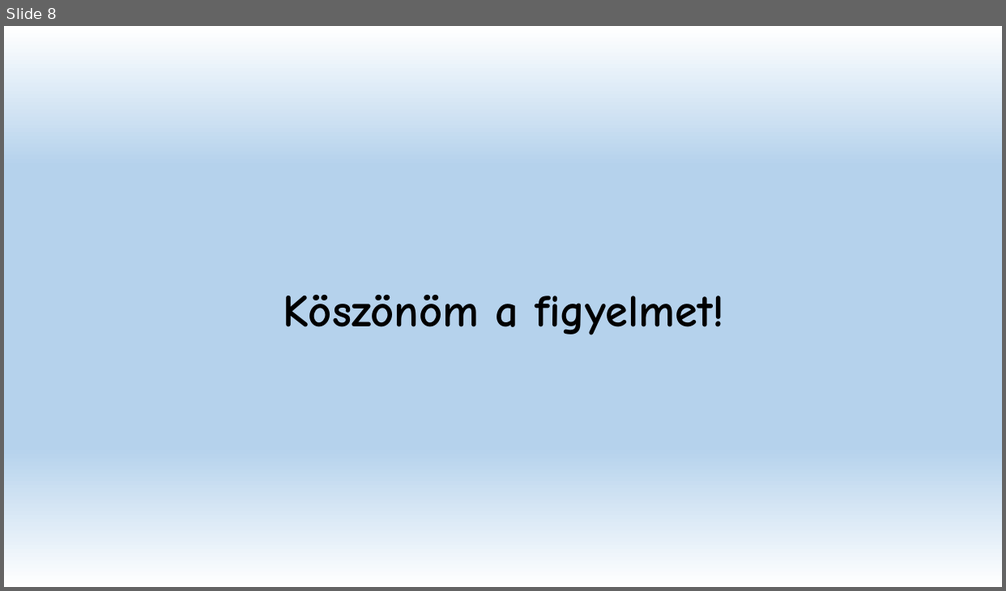
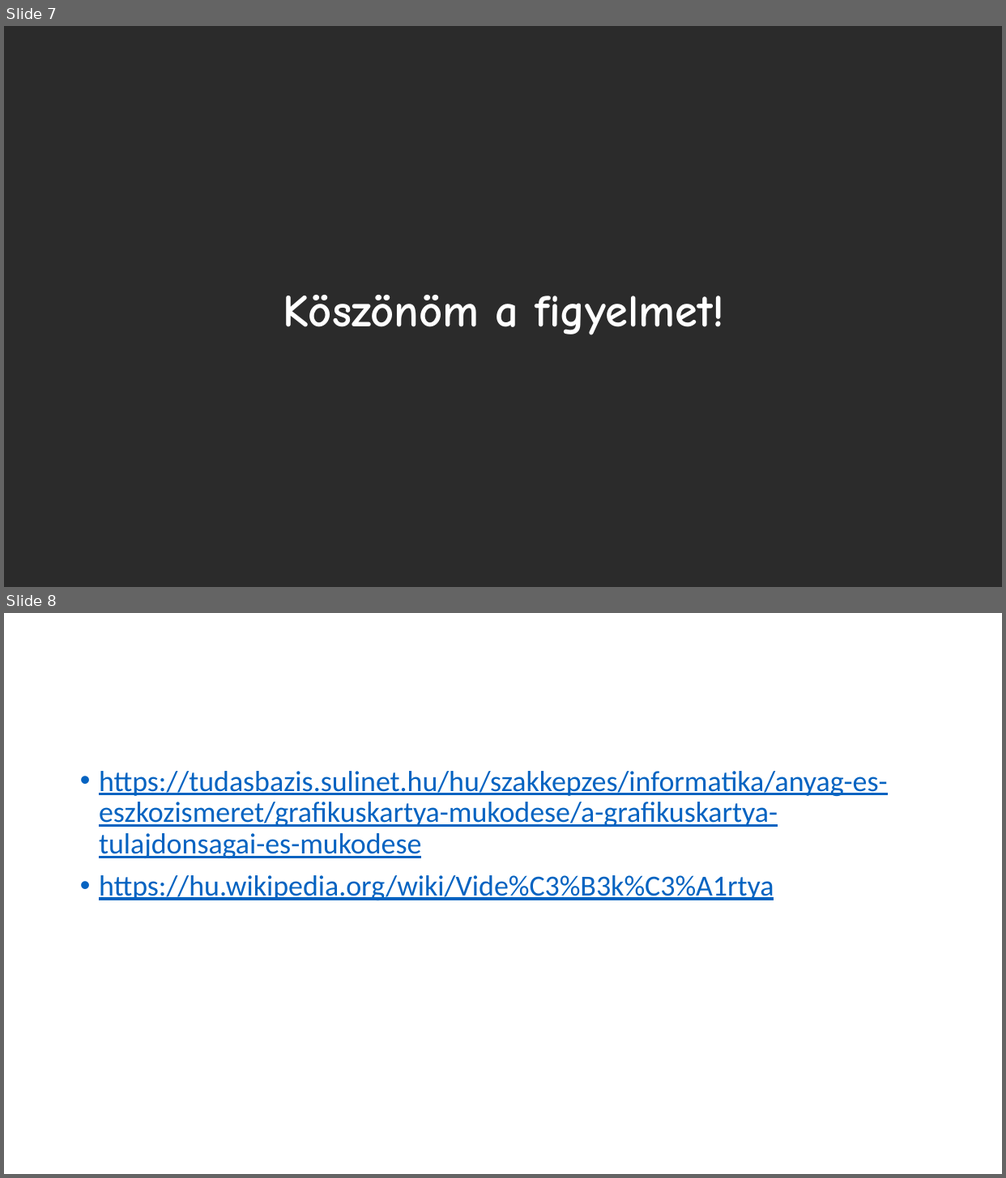
Before and after one commit to Sauher/SchauerRepo, a slide deck: Videókártya.pptx. Shown one above the other, each under a label of ours: slide 8 before the commit, slides 7 and 8 after it. The pictures are 1006x591 and 1006x1178 pixels, drawn with LibreOffice and Linux fonts; fonts in the diff are those of the drawing; background and template pictures are left out; a plain dark background stands for a picture behind light text. Boxes give left, top, right and bottom in pixels: in the first picture for what was removed or moved away, otherwise in the second. Text is boxed around its words. In the diff, an @@ line names an element or a change of style, - is before the commit and + after.

```diff
--- a/Videókártya.pptx
+++ b/Videókártya.pptx
@@ slide 8 added at <box>4,613,1002,1174</box>, background picture (left out) @@
@@ title added at <box>73,643,934,752</box>, 44 pt, text #FFFFFF, bold @@
+Források
@@ text added at <box>99,771,888,901</box>, 28 pt, text #0563C1, underline @@
+• https://tudasbazis.sulinet.hu/hu/szakkepzes/informatika/anyag-es-eszkozismeret/grafikuskartya-mukodese/a-grafikuskartya-tulajdonsagai-es-mukodese
+• https://hu.wikipedia.org/wiki/Vide%C3%B3k%C3%A1rtya
@@ what was slide 8 is now slide 7 @@
@@ slide 7 changed as well @@
@@ background gradient #FFFFFF to #B5D2EC to picture (left out) @@
@@ title "Köszönöm a figyelmet!" at <box>283,295,725,335</box>: text colour #000000 to #FFFFFF @@
```
Also in this commit, not shown: 2 other slides changed, 4 other slides added, 5 slides removed.
